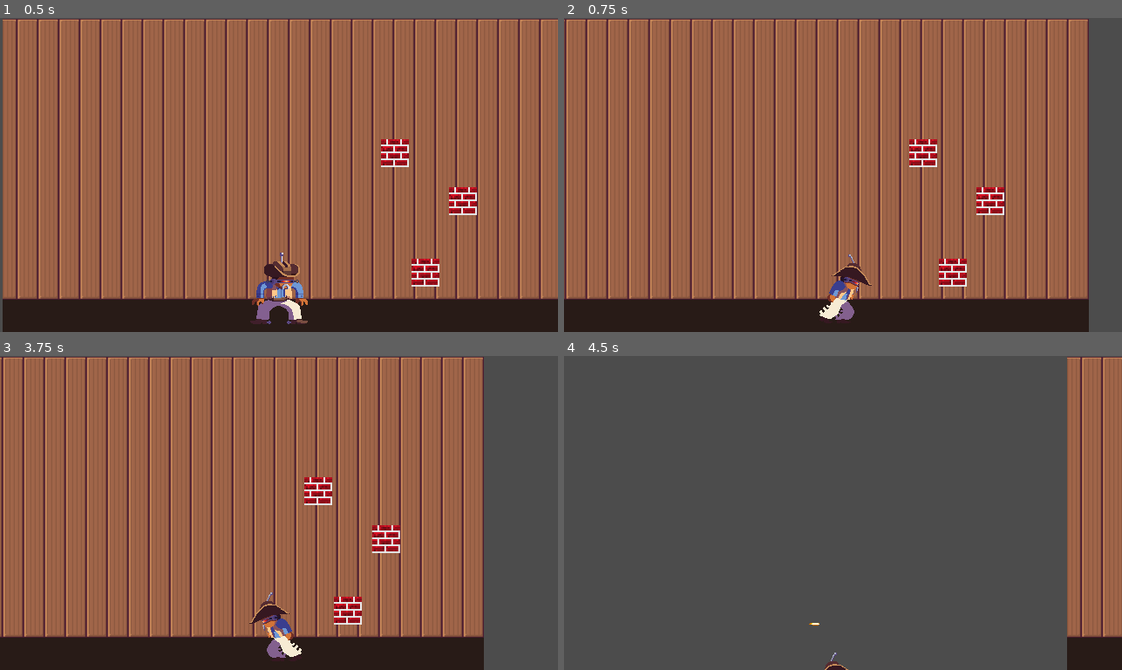
Above: before the commit, frames 1-4 (two rows, left to right).
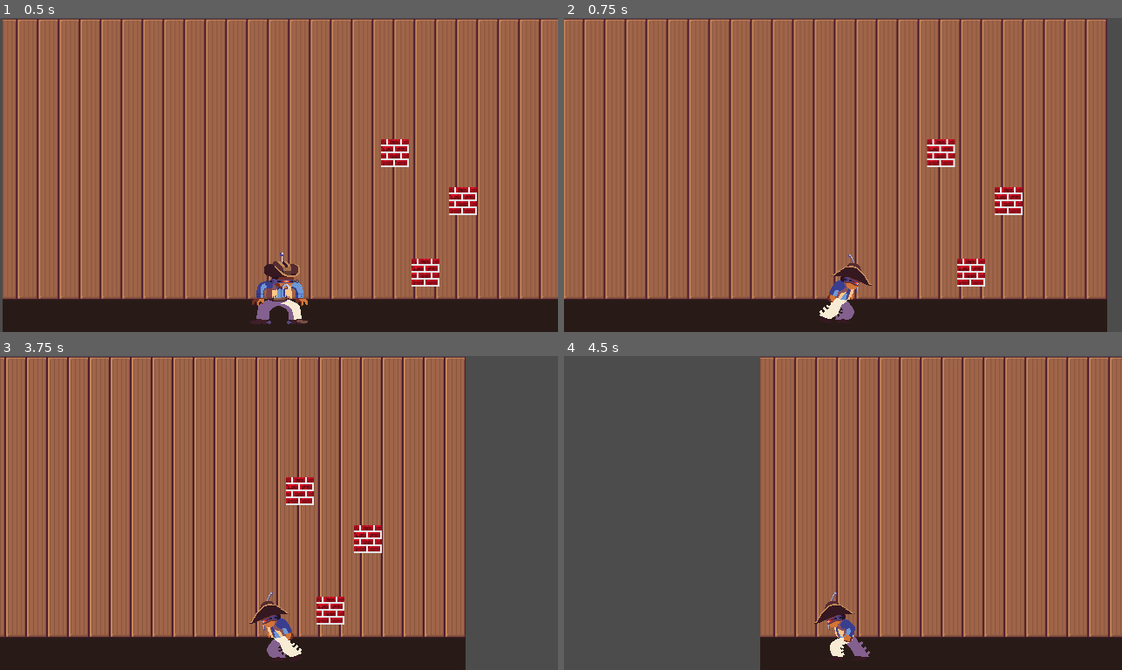
Above: after the commit, the same moments.

Repository: ttalexander2/Galactic-Hoedown-Showdown
Game: Godot game, scene res://Main.tscn
Same seed, same stepped clock (60 frames per second), same inputs: the game is played once before the commit and once after it.
Inputs:
- Up to frame 1 (0.5 s): no input
- Up to frame 2 (0.75 s): hold Right (ui_right) from 0.53 s (still down)
- Up to frame 3 (3.75 s): release Right (ui_right) at 1.28 s; hold Down (ui_down) 1.28-2.03 s; hold Right (ui_right) 2.03-2.78 s; hold Space (ui_up) 2.78-3.53 s; hold Left (ui_left) from 3.53 s (still down)
- Up to frame 4 (4.5 s): keep holding Left (ui_left)

Frame 1 is identical in both runs. In frame 2, 26% of the frame differs, in the area x 0-98%, y 0-100%; in frame 3, 29%; in frame 4, 57%, in the area x 35-100%, y 0-100%.

Commit message:
Player walk speed no longer frame rate dependant. Modified player walk speed.

Diff:
--- a/Main.tscn
+++ b/Main.tscn
@@ -6,7 +6,7 @@
 [ext_resource path="res://Bullet.tscn" type="PackedScene" id=4]
 
 [sub_resource type="RectangleShape2D" id=1]
-extents = Vector2( 321.352, 4.36122 )
+extents = Vector2( 1026.96, 4.36122 )
 
 [node name="Main" type="Node2D"]
 
--- a/Player.gd
+++ b/Player.gd
@@ -1,7 +1,8 @@
 extends KinematicBody2D
 
-const ACCELERATION = 500
+const ACCELERATION = 250
 const MAX_SPEED = 500
+const SPEED = 30
 const FRICTION = 500
 const JUMP = -500
 const GRAVITY = 1000.0
@@ -92,7 +93,7 @@
 		animationTree.set("parameters/Move/blend_position", input_vector)
 		#animationTree.set("parameters/Attack/blend_position", input_vector)
 		animationState.travel("Move")
-		velocity = velocity.move_toward(input_vector * MAX_SPEED, ACCELERATION * delta)
+		velocity = velocity.move_toward(input_vector * MAX_SPEED * delta * SPEED, ACCELERATION * delta)
 
 		if direction - input_vector.x != 0:
 			#print(direction - input_vector.x)
